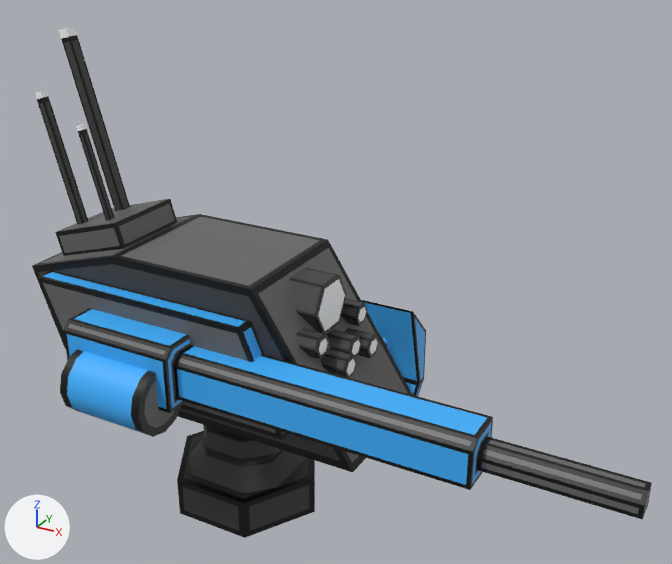
An edit to the FBX model Assets/Art/Models/Character Models/Enemy Models/Spider Mech/SpiderMech.fbx, drawn before and after from the same camera.
Rendered twice from a camera (50 mm lens) standing at (3.1, -4.54, 4.79) and looking at (0.27, 0.61, 2.22). Arrows for +X, +Y and +Z are at lower left; the lights stay in place. Where no turn or scale is listed for an object, it has been applied to the vertices.

In view in the first picture: 'Foot', 'Leg Base', 'Spider Mech Gun', 'Spider Mech Mag', 'Spider Torso'.
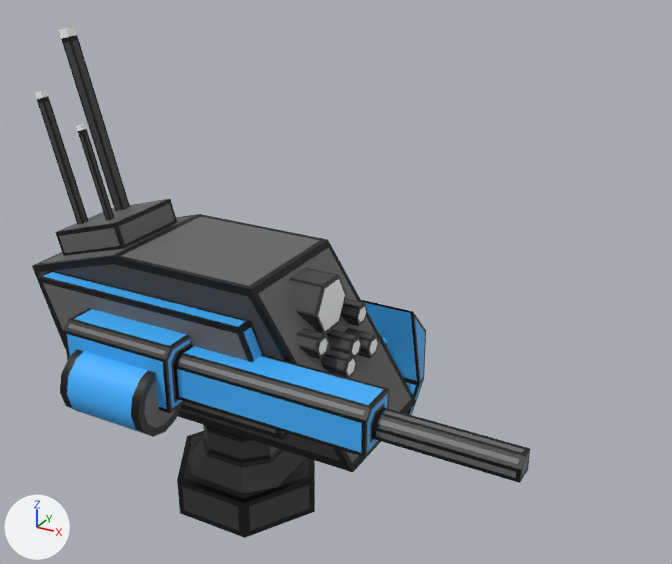
Where the change shows, as pixel boxes [x1, y1, x2, y2] in the pictures (672 x 564 px):
'Spider Mech Gun', reshaped (45% narrower, 29% shorter): before [63, 308, 652, 519]; after [63, 308, 389, 457]
'Spider Mech Gun.001', added: after [372, 407, 530, 483]
part 1 of me_cube_015, cut back: before [358, 387, 652, 519]; after [358, 387, 389, 457]

Diff of the bpy script that builds the scene:
```diff
--- a/Assets/Art/Models/Character Models/Enemy Models/Spider Mech/SpiderMech.fbx.py
+++ b/Assets/Art/Models/Character Models/Enemy Models/Spider Mech/SpiderMech.fbx.py
@@ me_cube_015 @@
 # used by ob_spider_mech_gun; location = (-0.626, -0.634, 2.06)
-me_cube_015.from_pydata(...)  # 210 vertices, 207 faces; spans x -0.23..3.26, y -0.21..0.21, z -0.21..0.21
+me_cube_015.from_pydata(...)  # 160 vertices, 151 faces; spans x -0.23..1.83, y -0.21..0.21, z -0.21..0.21
+# me_cube_015 part 1
+# 65 vertices are removed from x 2.43..3.26, y -0.06..0.06, z -0.06..0.06
+# 66 faces are deleted
+# 40 vertices in x 2.41..2.43, y -0.14..0.14, z -0.14..0.14 move by (-0.6, 0.0, 0.0)
+# 15 vertices are added at x 1.83, y -0.06..0.06, z -0.06..0.06
+# 10 new faces join them
 me_cube_015.materials.append(mat_spider_mech)
@@ me_cube_001 @@
+me_cube_001.from_pydata(...)  # 65 vertices, 56 faces; spans x 1.831..2.661, y -0.064..0.064, z -0.064..0.064
+me_cube_001.materials.append(mat_spider_mech)  # picture img_spider_mech_texture_png
@@ ob_spider_mech_gun_001 @@
+ob_spider_mech_gun_001 = bpy.data.objects.new('Spider Mech Gun.001', me_cube_001)
+ob_spider_mech_gun_001.location = (-0.626, -0.634, 2.06)
```
